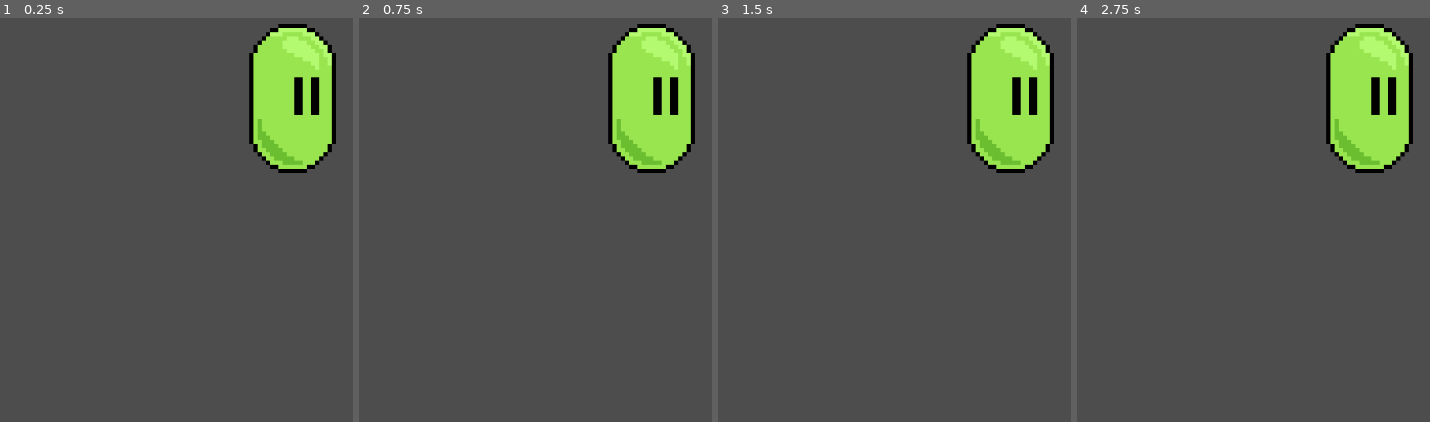
Above: before the commit, frames 1-4 (left to right).
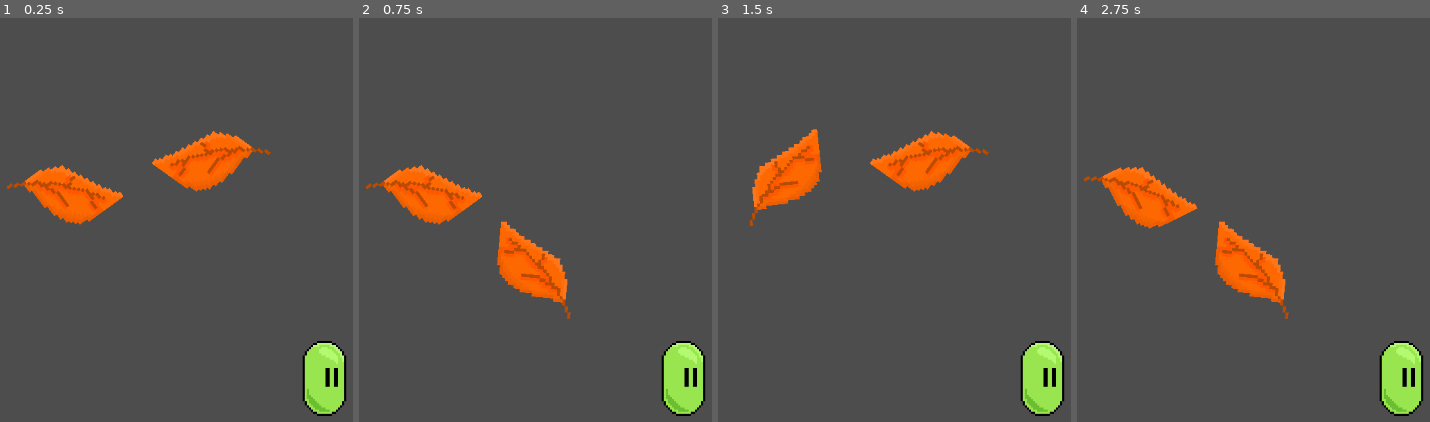
Above: after the commit, the same moments.

Repository: ILikeSloths24/HAVEN-GAME-JAM
Game: Godot game, scene res://game.tscn
Same seed, same stepped clock (60 frames per second), same inputs: the game is played once before the commit and once after it.
Inputs:
- Up to frame 1 (0.25 s): no input
- Up to frame 2 (0.75 s): tap Enter at 0.5 s; hold E (Right flipper, bound only after the commit) from 0.53 s (still down)
- Up to frame 3 (1.5 s): tap Space at 1.25 s; release E (Right flipper, bound only after the commit) at 1.28 s; hold Q (Left flipper, bound only after the commit) from 1.28 s (still down)
- Up to frame 4 (2.75 s): tap Enter at 2 s; release Q (Left flipper, bound only after the commit) at 2.03 s; hold E (Right flipper, bound only after the commit) from 2.03 s (still down)

The runs differ from the first frame. In frame 1, 15% of the frame differs, in the area x 1-99%, y 1-99%; in frame 2, 15%; in frame 3, 15%; in frame 4, 15%.

Commit message:
added leaves and flippers

Diff:
--- /dev/null
+++ b/pin-bounce/flipper.gd
@@ -0,0 +1,17 @@
+extends RigidBody2D
+
+var rotation_value = 15
+# Called every frame. 'delta' is the elapsed time since the previous frame.
+func _physics_process(delta):
+	if Input.is_action_pressed("Left flipper"):
+		if rotation_value > -45:
+			rotation_value -= 700 * delta
+		elif rotation_value <= -45:
+			rotation_value = -45
+	else:
+		if rotation_value < 15:
+			rotation_value += 700 * delta
+		if rotation >= 15:
+			rotation_value = 15
+
+	rotation_degrees = rotation_value
--- /dev/null
+++ b/pin-bounce/flipper_2.gd
@@ -0,0 +1,17 @@
+extends RigidBody2D
+
+var rotation_value = 15
+# Called every frame. 'delta' is the elapsed time since the previous frame.
+func _physics_process(delta):
+	if Input.is_action_pressed("Right flipper"):
+		if rotation_value < 45:
+			rotation_value += 700 * delta
+		elif rotation_value >= 45:
+			rotation_value = 45
+	else:
+		if rotation_value > 15:
+			rotation_value -= -700 * delta
+		if rotation <= 15:
+			rotation_value = -15
+
+	rotation_degrees = rotation_value
--- /dev/null
+++ b/pin-bounce/game.gd
@@ -0,0 +1,27 @@
+extends Node2D
+
+var left_rotation = 0
+var right_rotation = 0
+
+func _physics_process(delta):
+	if Input.is_action_pressed("Left flipper"):
+		if left_rotation > -47.5:
+			left_rotation -= 750 * delta
+		elif left_rotation <= -47.5:
+			left_rotation = 47.5
+	else:
+		if left_rotation < 0:
+			left_rotation += 750 * delta
+		if left_rotation >= 0:
+			left_rotation = 0
+
+	if Input.is_action_pressed("Right flipper"):
+		if right_rotation > 47.5:
+			right_rotation += 750 * delta
+		elif right_rotation >= 47.5:
+			right_rotation = 47.5
+	else:
+		if right_rotation > 0:
+			right_rotation -= 750 * delta
+		if right_rotation <= 0:
+			right_rotation = 0
--- a/pin-bounce/game.tscn
+++ b/pin-bounce/game.tscn
@@ -1,6 +1,10 @@
 [gd_scene format=3 uid="uid://cw0pdokp848m4"]
 
 [ext_resource type="Texture2D" uid="uid://m0lwj7vrud8v" path="res://ART/slime idle animation.png" id="1_80nbo"]
+[ext_resource type="Script" uid="uid://i1gpkv6ddi8t" path="res://flipper.gd" id="2_feb5d"]
+[ext_resource type="Texture2D" uid="uid://c0pekjhtv7svi" path="res://635812117569314004_360.png" id="3_fc0e3"]
+[ext_resource type="Script" uid="uid://djv833xpjlgfr" path="res://flipper_2.gd" id="4_fc0e3"]
+[ext_resource type="Texture2D" uid="uid://cydvx38ckyaqv" path="res://right leaf.png" id="5_7jktm"]
 
 [sub_resource type="AtlasTexture" id="AtlasTexture_e2o6t"]
 atlas = ExtResource("1_80nbo")
@@ -164,13 +168,51 @@
 "speed": 15.0
 }]
 
+[sub_resource type="RectangleShape2D" id="RectangleShape2D_7jktm"]
+size = Vector2(50, 28)
+
 [node name="Node2D" type="Node2D" unique_id=979197503]
 
 [node name="AnimatedSprite2D" type="AnimatedSprite2D" parent="." unique_id=999789391]
-position = Vector2(318, 159)
-scale = Vector2(5.96875, 5.96875)
+position = Vector2(314.99997, 533)
+scale = Vector2(3.0000002, 3.0000002)
 sprite_frames = SubResource("SpriteFrames_f1jbl")
 frame = 10
 frame_progress = 0.9668337
 
 [node name="Camera2D" type="Camera2D" parent="." unique_id=1727861740]
+
+[node name="Flipper" type="RigidBody2D" parent="." unique_id=1440842092]
+position = Vector2(-126, 223)
+freeze = true
+freeze_mode = 1
+script = ExtResource("2_feb5d")
+
+[node name="CollisionShape2D" type="CollisionShape2D" parent="Flipper" unique_id=1208230825]
+position = Vector2(25, 11)
+scale = Vector2(2.9600003, 2.9600003)
+shape = SubResource("RectangleShape2D_7jktm")
+
+[node name="Sprite2D" type="Sprite2D" parent="Flipper" unique_id=1918496878]
+position = Vector2(23.000002, 12.000001)
+rotation = 0.67932534
+scale = Vector2(2.22, 2.22)
+texture = ExtResource("3_fc0e3")
+
+[node name="Flipper2" type="RigidBody2D" parent="." unique_id=1123971578]
+position = Vector2(-63, 223)
+freeze = true
+freeze_mode = 1
+script = ExtResource("4_fc0e3")
+
+[node name="CollisionShape2D" type="CollisionShape2D" parent="Flipper2" unique_id=1241444585]
+position = Vector2(163.34949, 11.349495)
+scale = Vector2(2.9999995, 2.9999995)
+shape = SubResource("RectangleShape2D_7jktm")
+
+[node name="Sprite2D" type="Sprite2D" parent="Flipper2" unique_id=812219819]
+position = Vector2(165.34949, 12.349488)
+rotation = 0.8819145
+scale = Vector2(2.25, 2.25)
+texture = ExtResource("5_7jktm")
+flip_v = true
--- a/pin-bounce/project.godot
+++ b/pin-bounce/project.godot
@@ -20,6 +20,19 @@
 window/size/viewport_width=648
 window/size/viewport_height=1152
 
+[input]
+
+"Left flipper"={
+"deadzone": 0.2,
+"events": [Object(InputEventKey,"resource_local_to_scene":false,"resource_name":"","device":-1,"window_id":0,"alt_pressed":false,"shift_pressed":false,"ctrl_pressed":false,"meta_pressed":false,"pressed":false,"keycode":0,"physical_keycode":81,"key_label":0,"unicode":113,"location":0,"echo":false,"script":null)
+]
+}
+"Right flipper"={
+"deadzone": 0.2,
+"events": [Object(InputEventKey,"resource_local_to_scene":false,"resource_name":"","device":-1,"window_id":0,"alt_pressed":false,"shift_pressed":false,"ctrl_pressed":false,"meta_pressed":false,"pressed":false,"keycode":0,"physical_keycode":69,"key_label":0,"unicode":101,"location":0,"echo":false,"script":null)
+]
+}
+
 [physics]
 
 3d/physics_engine="Jolt Physics"
Binary file added: pin-bounce/635812117569314004_360.png
Not shown, added: pin-bounce/635812117569314004_360.png.import
Not shown, added: pin-bounce/flipper.gd.uid
Not shown, added: pin-bounce/flipper_2.gd.uid
Not shown, added: pin-bounce/game.gd.uid
Binary file added: pin-bounce/richt leaf.png
Not shown, added: pin-bounce/richt leaf.png.import
Binary file added: pin-bounce/right leaf.png
Not shown, added: pin-bounce/right leaf.png.import
